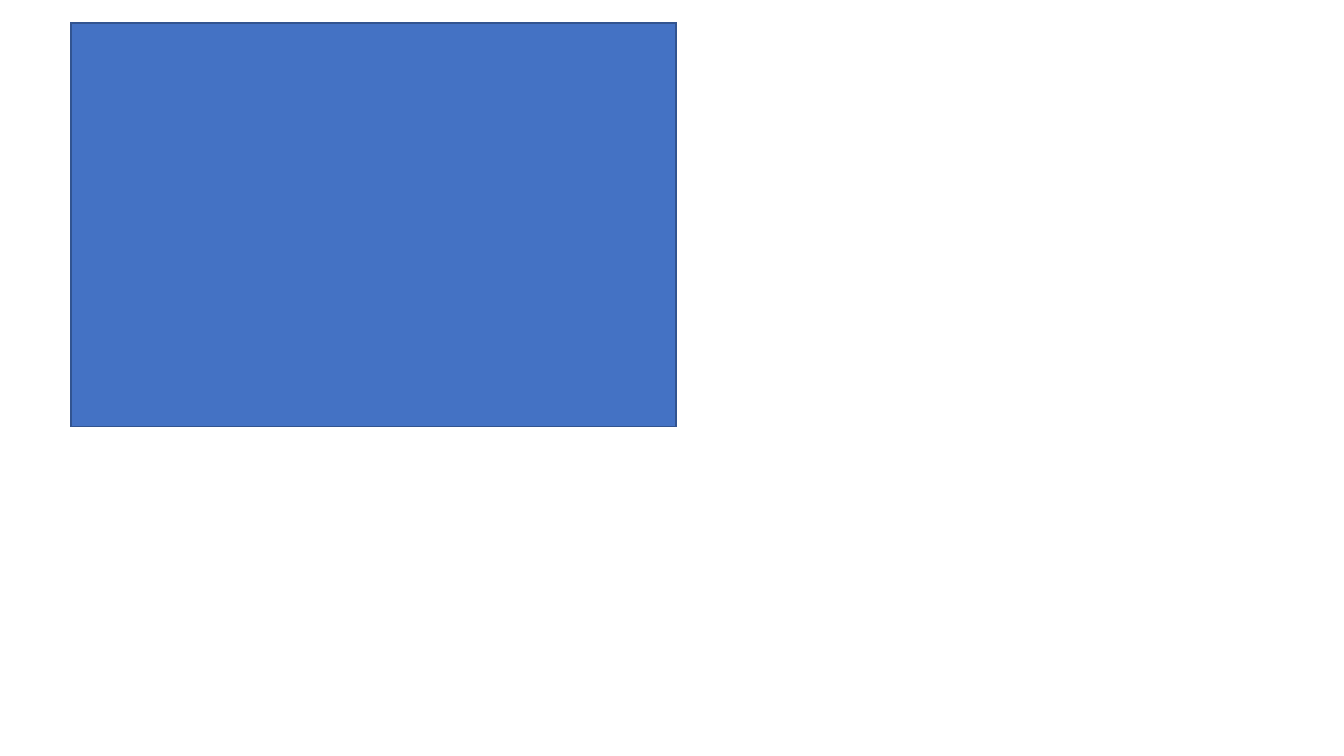
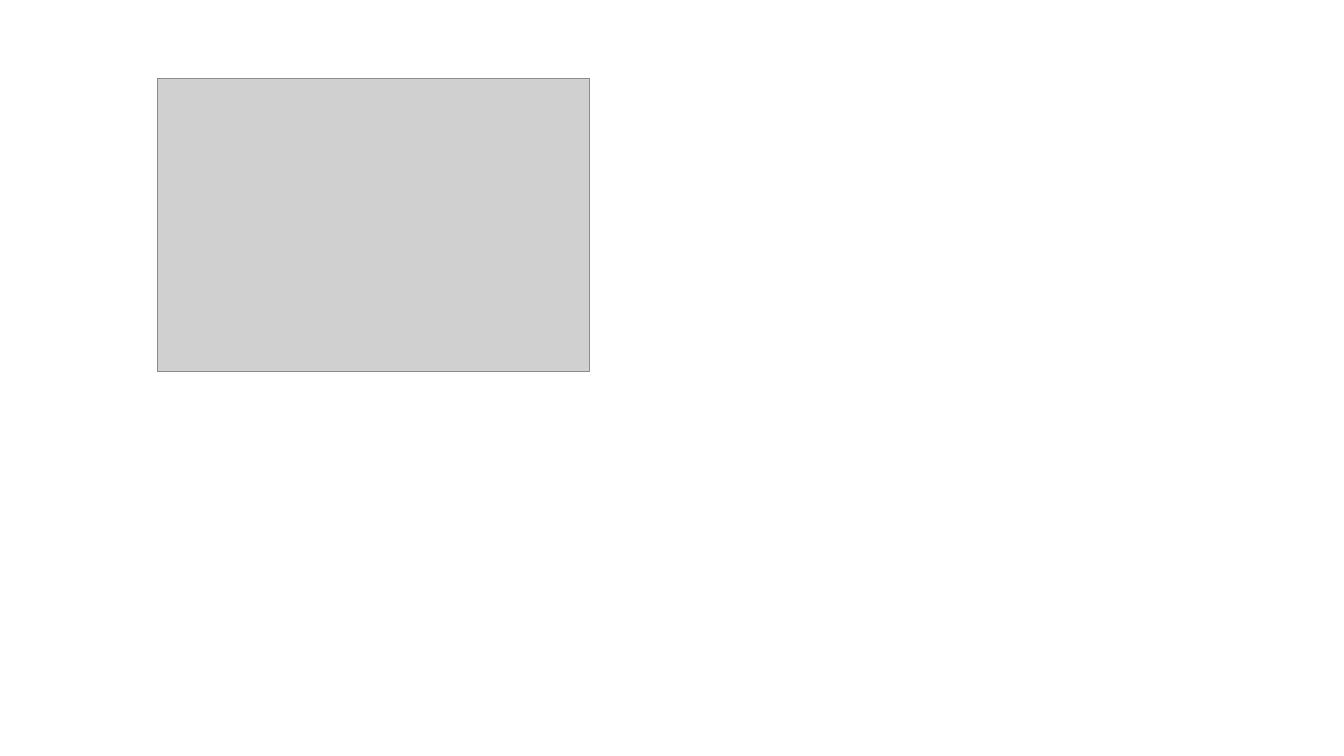
Before and after one commit to astaylor92/astaylor92.github.io, a slide deck: slide 16 of docs/images/songpopularity/Joins.pptx (slide 14 before the commit). Drawn at 1344x756 pixels with LibreOffice and Linux fonts; fonts in the diff are those of the drawing; grey boxes stand for pictures. Boxes give left, top, right and bottom in pixels: in the first picture for what was removed or moved away, otherwise in the second. Text is boxed around its words. In the diff, an @@ line names an element or a change of style, - is before the commit and + after.

```diff
--- a/docs/images/songpopularity/Joins.pptx
+++ b/docs/images/songpopularity/Joins.pptx
@@ rectangle at [72,23,677,426]: fill #4472C4 to #FFFFFF; outline #325491 1 pt to #FFFFFF 1 pt @@
@@ picture added at [157,79,590,372] @@
```
Also in this commit, not shown: 2 other slides changed, 4 slides added, 3 other files.
